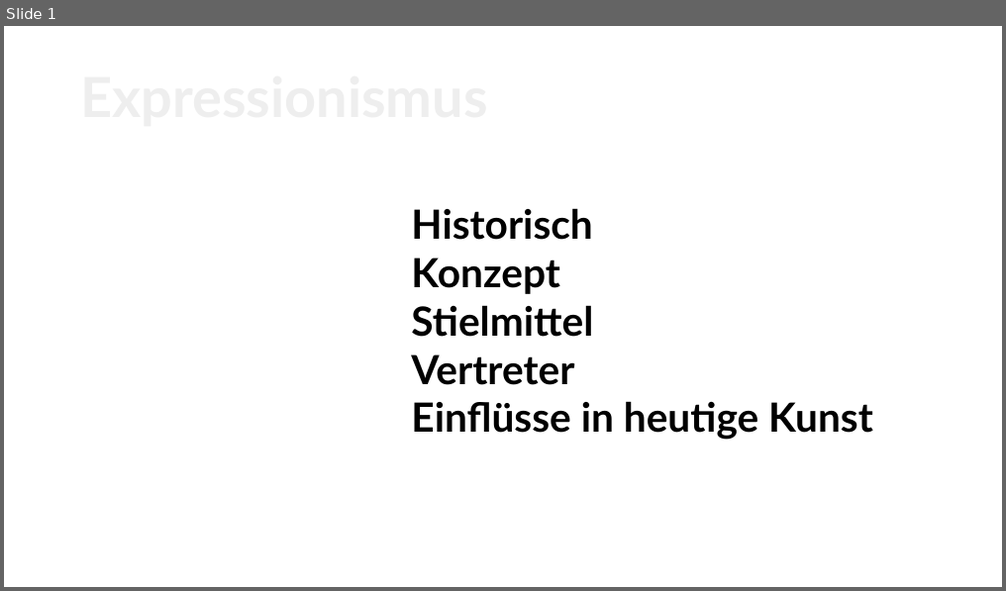
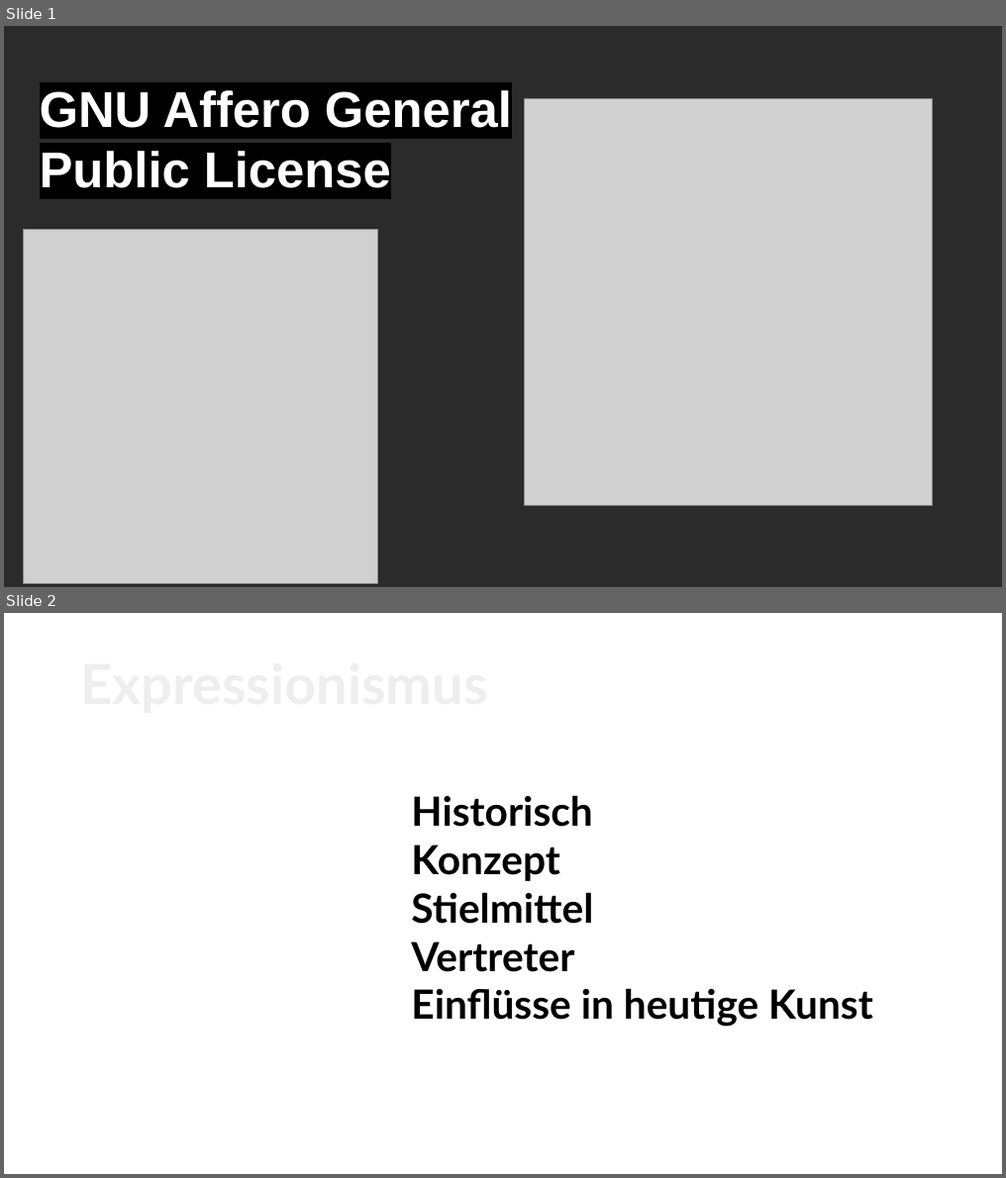
Before and after one commit to HeIIow2/abi-page, a slide deck: src/assets/deutsch/expressionismus.odp. Shown one above the other, each under a label of ours: slide 1 before the commit, slides 1 and 2 after it. The pictures are 1006x591 and 1006x1178 pixels, drawn with LibreOffice and Linux fonts; fonts in the diff are those of the drawing; grey boxes stand for pictures; background and template pictures are left out; a plain dark background stands for a picture behind light text. Boxes give left, top, right and bottom in pixels: in the first picture for what was removed or moved away, otherwise in the second. Text is boxed around its words. In the diff, an @@ line names an element or a change of style, - is before the commit and + after.

```diff
--- a/src/assets/deutsch/expressionismus.odp
+++ b/src/assets/deutsch/expressionismus.odp
@@ slide 1 added at bbox=[4, 26, 1002, 587], background picture (left out) @@
@@ text added at bbox=[40, 90, 512, 188], 40 pt, text #FFFFFF, bold @@
+GNU Affero General Public License
@@ picture added at bbox=[525, 98, 933, 506] @@
@@ picture added at bbox=[23, 229, 378, 583] @@
@@ what was slide 1 is now slide 2 @@
```
Also in this commit, not shown: 17 other files.
